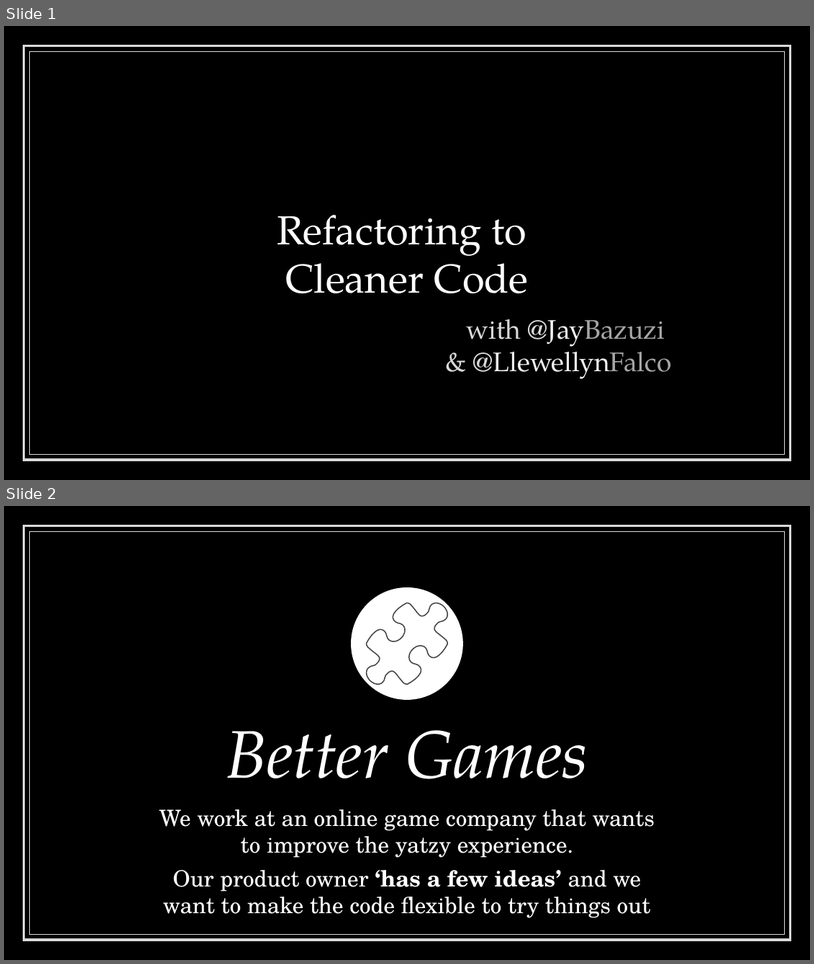
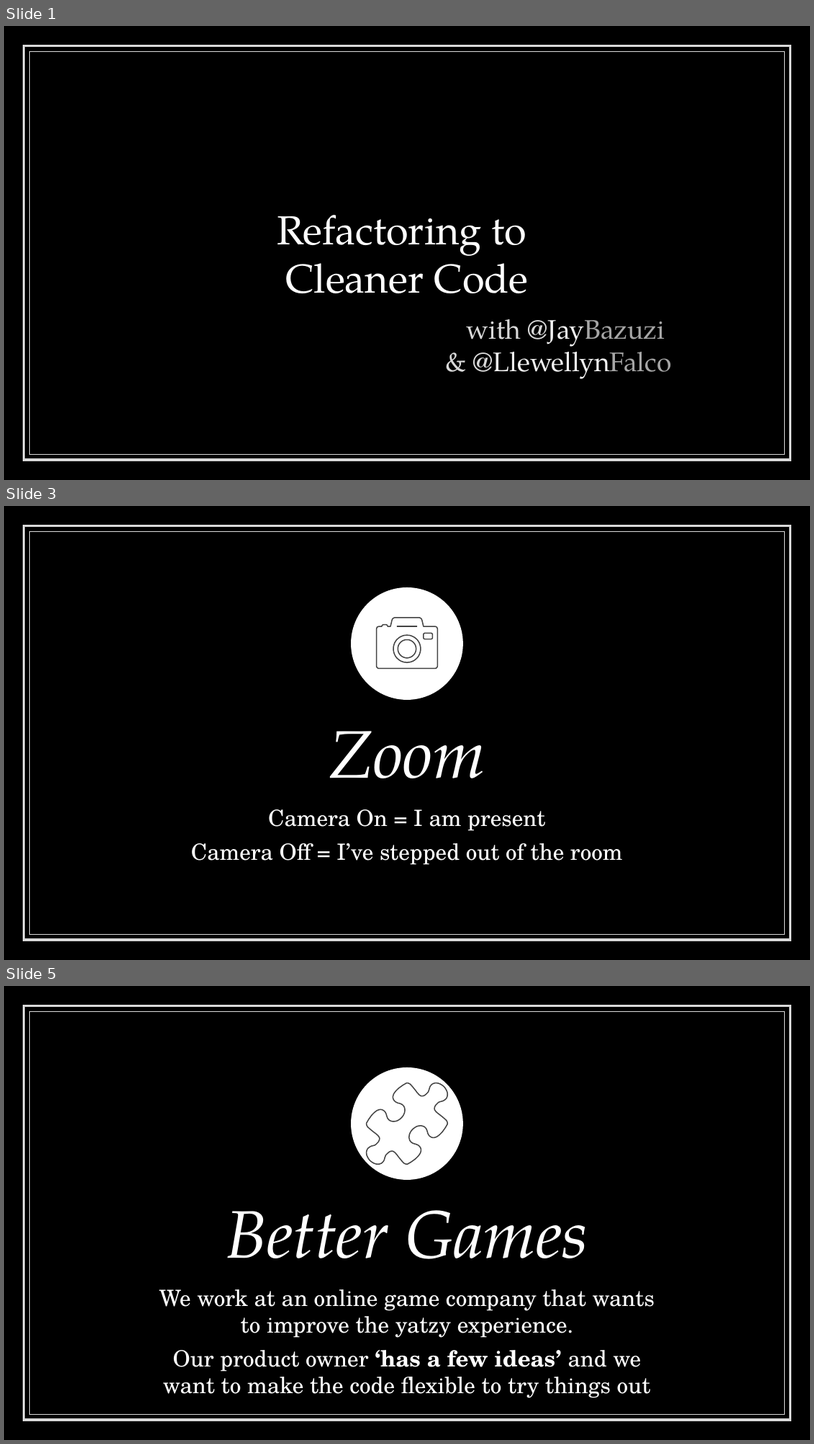
Before and after one commit to LearnWithLlew/RefactoringToCleanerCode.Slides, a slide deck: RefactoringToCleanerCode.pptx. Shown one above the other, each under a label of ours: slides 1 and 2 before the commit, slides 1, 3 and 5 after it; the slides between them are not shown. The pictures are 814x964 and 814x1444 pixels, drawn with LibreOffice and Linux fonts; fonts in the diff are those of the drawing. Boxes give left, top, right and bottom in pixels: in the first picture for what was removed or moved away, otherwise in the second. Text is boxed around its words. In the diff, an @@ line names an element or a change of style, - is before the commit and + after.

```diff
--- a/RefactoringToCleanerCode.pptx
+++ b/RefactoringToCleanerCode.pptx
@@ slide 3 added at box(4, 506, 810, 960), background #000000; not listed: 2 template elements that a slide beside it also shows @@
@@ ellipse added at box(351, 587, 463, 700), fill #FFFFFF @@
@@ group added at box(376, 618, 438, 668): 5 freeform shapes @@
@@ title added at box(329, 731, 486, 778), 60 pt, text #FFFFFF, italic @@
+Zoom
@@ subtitle added at box(191, 809, 623, 865), 20 pt, text #FFFFFF @@
+Camera On = I am present
+Camera Off = I’ve stepped out of the room
@@ what was slide 2 is now slide 5 @@
```
Also in this commit, not shown: 2 other slides added.
